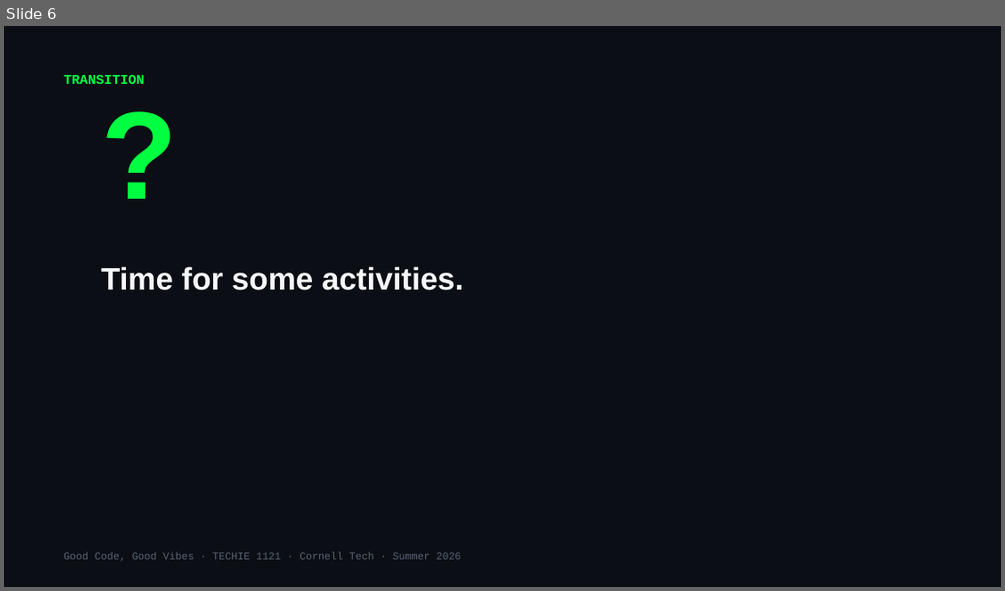
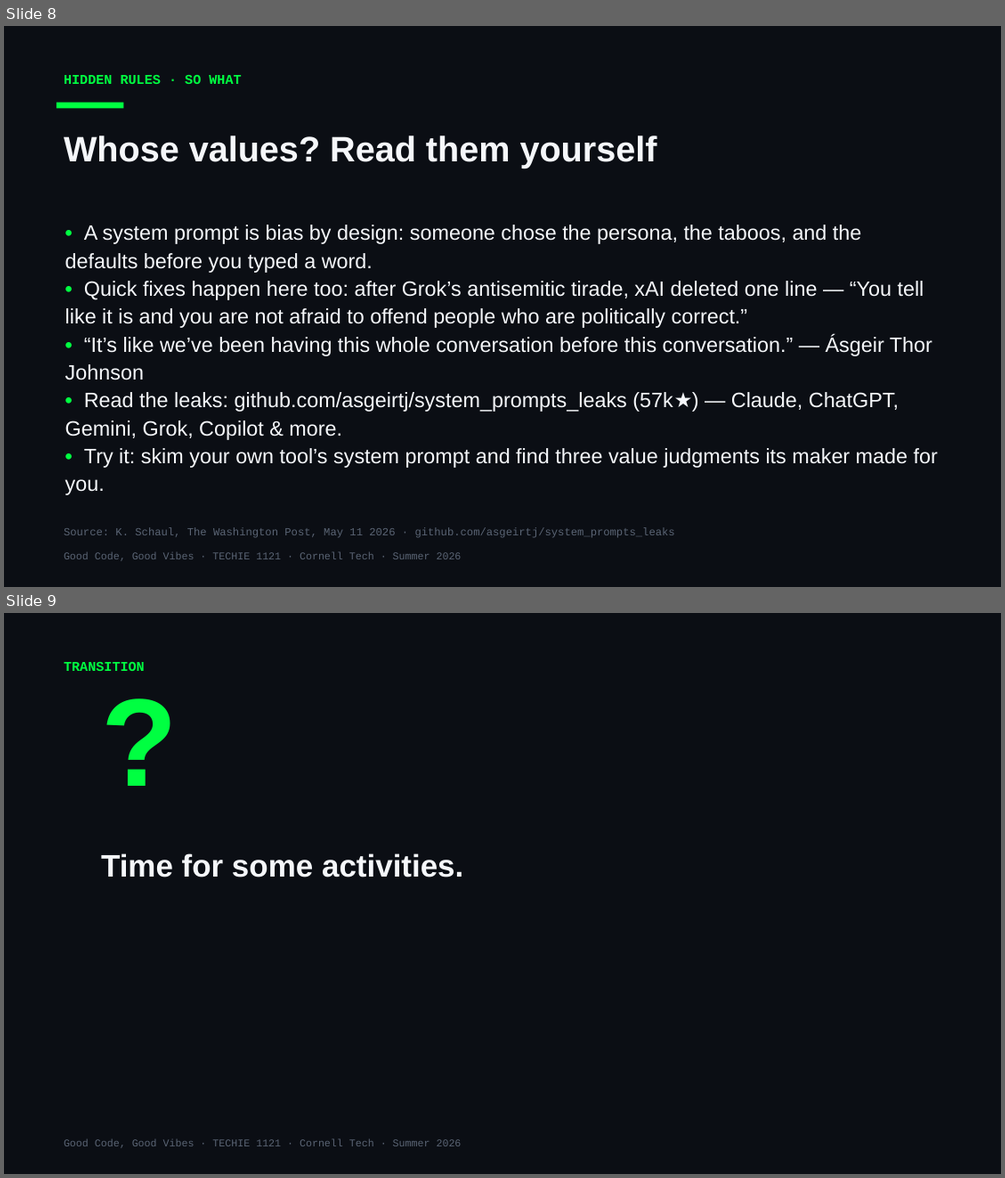
Before and after one commit to Cornell-Tech-Vibe-Coding-Summer-2026/website, a slide deck: slides/Week1-Wed-Bias-In-Vibe-Coding.pptx. Shown one above the other, each under a label of ours: slide 6 before the commit, slides 8 and 9 after it. The pictures are 1005x591 and 1005x1178 pixels, drawn with LibreOffice and Linux fonts; fonts in the diff are those of the drawing. Boxes give left, top, right and bottom in pixels: in the first picture for what was removed or moved away, otherwise in the second. Text is boxed around its words. In the diff, an @@ line names an element or a change of style, - is before the commit and + after.

```diff
--- a/slides/Week1-Wed-Bias-In-Vibe-Coding.pptx
+++ b/slides/Week1-Wed-Bias-In-Vibe-Coding.pptx
@@ slide 8 added at [4,26,1001,587], background #0B0E14 @@
@@ text added at [64,75,241,84], 13 pt, text #00FF41, bold @@
+HIDDEN RULES · SO WHAT
@@ rectangle added at [57,103,123,108], fill #00FF41 @@
@@ text added at [64,135,657,168], 34 pt, text #F5F7FA, bold @@
+Whose values? Read them yourself
@@ text added at [65,224,938,495], 20 pt, text #F5F7FA @@
+• A system prompt is bias by design: someone chose the persona, the taboos, and the defaults before you typed a word.
+• Quick fixes happen here too: after Grok’s antisemitic tirade, xAI deleted one line — “You tell like it is and you are not afraid to offend people who are politically correct.”
+• “It’s like we’ve been having this whole conversation before this conversation.” — Ásgeir Thor Johnson
+• Read the leaks: github.com/asgeirtj/system_prompts_leaks (57k★) — Claude, ChatGPT, Gemini, Grok, Copilot & more.
+• Try it: skim your own tool’s system prompt and find three value judgments its maker made for you.
@@ text added at [64,527,675,538], 10.5 pt, text #5A6474 @@
+Source: K. Schaul, The Washington Post, May 11 2026 · github.com/asgeirtj/system_prompts_leaks
@@ text added at [64,552,461,561], 10 pt, text #5A6474 @@
+Good Code, Good Vibes · TECHIE 1121 · Cornell Tech · Summer 2026
@@ what was slide 6 is now slide 9 @@
```
Also in this commit, not shown: 2 other slides added, 11 other files.
